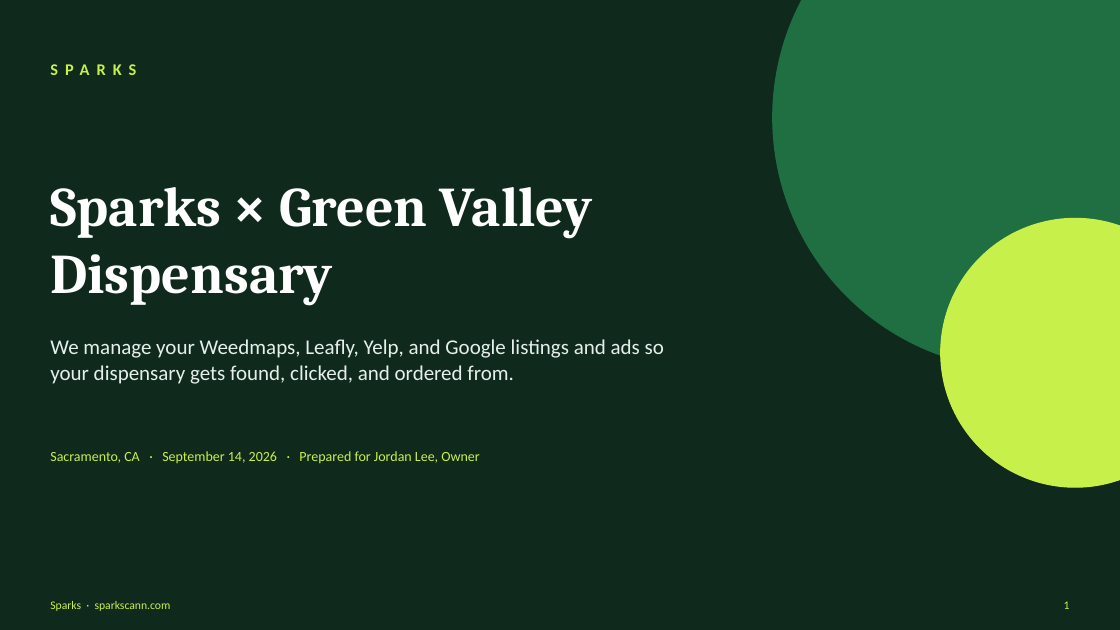
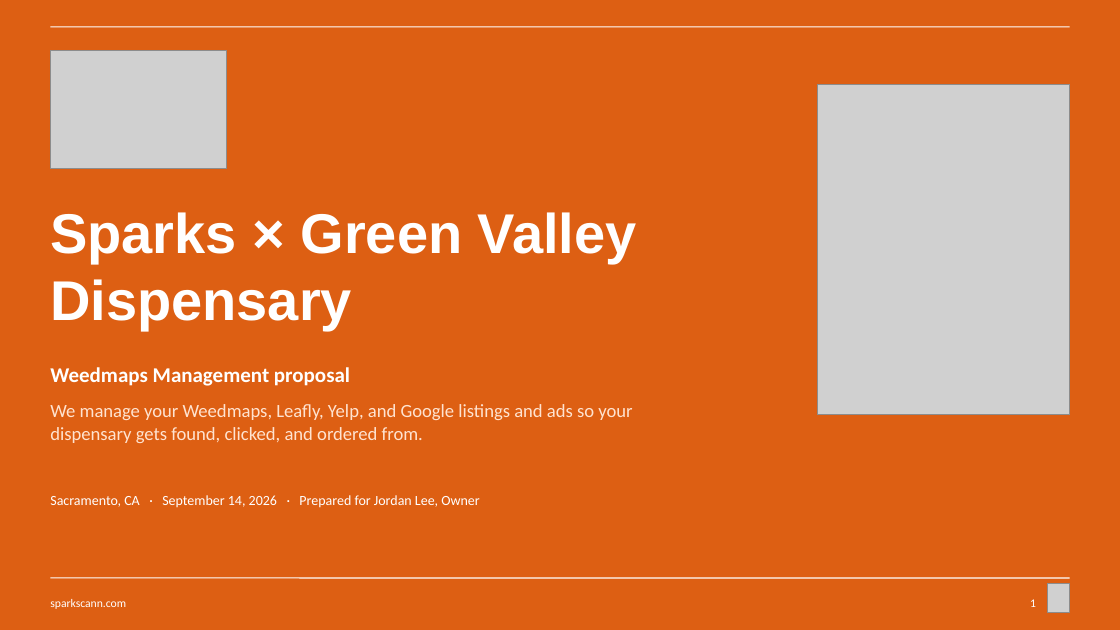
Before and after one commit to sparksmanagement/pitchdeckspecialist, a slide deck: slide 1 of decks/Sparks-x-example-green-valley.pptx. Drawn at 1120x630 pixels with LibreOffice and Linux fonts; fonts in the diff are those of the drawing; grey boxes stand for pictures. Boxes give left, top, right and bottom in pixels: in the first picture for what was removed or moved away, otherwise in the second. Text is boxed around its words. In the diff, an @@ line names an element or a change of style, - is before the commit and + after.

```diff
--- a/decks/Sparks-x-example-green-valley.pptx
+++ b/decks/Sparks-x-example-green-valley.pptx
@@ background #0F2A1D to #DD5F13 @@
@@ line added from (50, 27) to (1070, 27), #FFFFFF 1 pt @@
@@ ellipse removed at (x1=773, y1=0, x2=1120, y2=370) @@
@@ text removed at (x1=50, y1=59, x2=555, y2=92) @@
-SPARKS
@@ picture added at (x1=50, y1=50, x2=227, y2=168) @@
@@ picture added at (x1=818, y1=84, x2=1070, y2=415) @@
@@ text "Sparks × Green Valley Dispensary" moved from (x1=50, y1=187, x2=593, y2=306) to (x1=50, y1=212, x2=637, y2=330) @@
@@ text "Sparks × Green Valley Dispensary" at (x1=50, y1=212, x2=637, y2=330): font Cambria to Arial @@
@@ ellipse removed at (x1=941, y1=218, x2=1120, y2=487) @@
@@ text added at (x1=50, y1=367, x2=350, y2=386), 18 pt, text #FFFFFF, bold @@
+Weedmaps Management proposal
@@ text "We manage your Weedmaps, Leafly, ..." moved from (x1=50, y1=339, x2=664, y2=384) to (x1=50, y1=404, x2=632, y2=443) @@
@@ text "We manage your Weedmaps, Leafly, ..." at (x1=50, y1=404, x2=632, y2=443): size 18 to 16 pt, text colour #E6EFE9 to #FFE3D0 @@
@@ text "Sacramento, CA · September 14, ..." at (x1=50, y1=495, x2=479, y2=508): text colour #C8F04A to #FFFFFF @@
@@ text "Sacramento, CA · September 14, ..." moved from (x1=50, y1=451, x2=479, y2=463) to (x1=50, y1=495, x2=479, y2=508) @@
@@ text at (x1=50, y1=599, x2=126, y2=609): text changed; text colour #C8F04A to #FFFFFF @@
-Sparks · sparkscann.com
+sparkscann.com
@@ line added from (50, 578) to (1070, 578), #FFFFFF 1 pt @@
@@ text "1" moved from (x1=1064, y1=601, x2=1070, y2=609) to (x1=1030, y1=599, x2=1036, y2=607) @@
@@ text "1" at (x1=1030, y1=599, x2=1036, y2=607): text colour #C8F04A to #FFFFFF @@
@@ picture added at (x1=1048, y1=584, x2=1070, y2=613) @@
```
Also in this commit, not shown: 8 other slides changed, 6 slides added, 5 slides removed, 16 other files.
